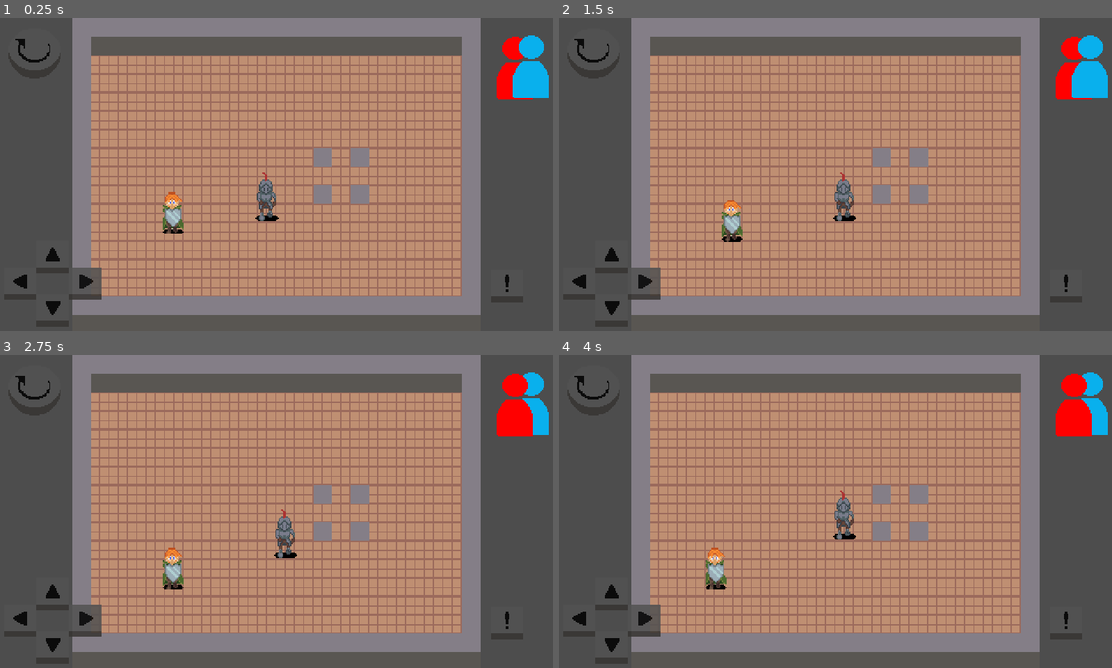
Above: before the commit, frames 1-4 (two rows, left to right).
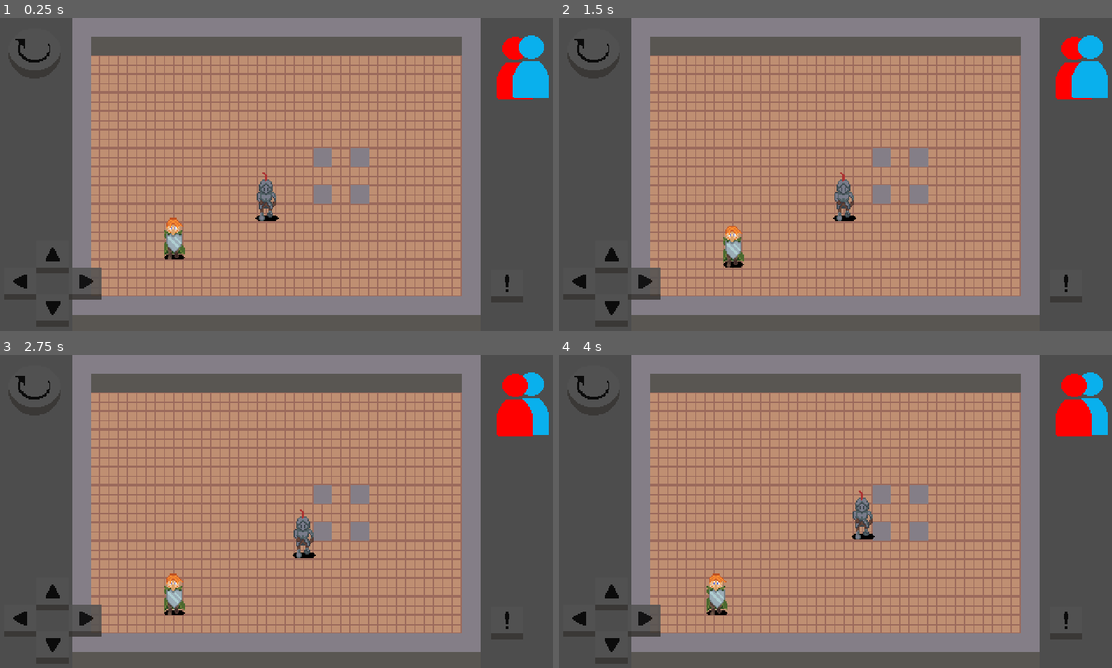
Above: after the commit, the same moments.

Repository: gumaciel/awesome-game-jam-01
Game: Godot game, scene res://scenes/main.tscn
The game is run twice, just before and just after one commit, with the same random seed, the same clock (stepped at 60 frames per second) and the same inputs. The engine's default icon, where the game draws it, is replaced by a stand-in: a white triangle on a blue panel in a dark square.
Inputs:
- Up to frame 1 (0.25 s): no input
- Up to frame 2 (1.5 s): tap Enter (ui_accept) at 0.5, 0.77 s; hold Right (ui_right) 0.53-1.28 s; hold Down (ui_down) from 1.28 s (still down)
- Up to frame 3 (2.75 s): tap Enter (ui_accept) at 1.52 s; release Down (ui_down) at 2.03 s; hold Right (ui_right) from 2.03 s (still down)
- Up to frame 4 (4 s): release Right (ui_right) at 2.78 s; hold Up (ui_up) 2.78-3.53 s; tap Enter (ui_accept) at 3.02, 3.77 s; hold Left (ui_left) from 3.53 s (still down)

The runs differ from the first frame. In frame 1, 0.7% of the frame differs, in the area x 29-34%, y 55-78%; in frame 2, 0.7%; in frame 3, 1.4%, in the area x 29-58%, y 49-84%; in frame 4, 1.4%.

Commit message:
uns ajustes

Diff:
--- a/characters/player_base.tscn
+++ b/characters/player_base.tscn
@@ -27,17 +27,17 @@
 [node name="Raycasts" type="Node2D" parent="."]
 
 [node name="Up" type="RayCast2D" parent="Raycasts"]
-target_position = Vector2(0, -25)
+target_position = Vector2(0, -20)
 collision_mask = 2
 
 [node name="Down" type="RayCast2D" parent="Raycasts"]
-target_position = Vector2(0, 25)
+target_position = Vector2(0, 20)
 collision_mask = 2
 
 [node name="Left" type="RayCast2D" parent="Raycasts"]
-target_position = Vector2(-25, 0)
+target_position = Vector2(-20, 0)
 collision_mask = 2
 
 [node name="Right" type="RayCast2D" parent="Raycasts"]
-target_position = Vector2(25, 0)
+target_position = Vector2(20, 0)
 collision_mask = 2
--- a/characters/templates/player_template_3.gd
+++ b/characters/templates/player_template_3.gd
@@ -1,5 +1,6 @@
 extends Node2D
 
+var is_walking = false
 var raycasts : Node2D
 var inputs = {  "ui_up"    : Vector2.UP,
 				"ui_down"  : Vector2.DOWN,
@@ -7,20 +8,28 @@
 				"ui_right" : Vector2.RIGHT
 			}
 
+
 func _unhandled_input(event) -> void:
+
+	if is_walking == false:
+		for dir in inputs.keys():
+			if event.is_action_pressed(dir):
+				move(dir)
+
+
+
+
+
+func move(dir) -> void:
+	is_walking = true
 	var colliders : Array = []
 	for ray in raycasts.get_children():
 		if ray.is_colliding():
 			colliders.append(ray.target_position.clamp(Vector2(-1,-1),Vector2(1,1)))
-
-	for dir in inputs.keys():
-		if event.is_action_pressed(dir):
-			if colliders.has(inputs[dir]):
-				break
-			move(dir)
-
-
-func move(dir) -> void:
+	if colliders.has(inputs[dir]):
+		is_walking = false
+		return
 	var move_tween = create_tween()
 	var tile_position = position + inputs[dir] * 16
 	move_tween.tween_property(self, "position",tile_position , 0.5 )
+	is_walking = false
--- a/scenes/levels/test_scene.tscn
+++ b/scenes/levels/test_scene.tscn
@@ -37,4 +37,4 @@
 
 [node name="Player1" parent="." instance=ExtResource("5_eeddq")]
 unique_name_in_owner = true
-position = Vector2(151, 176)
+position = Vector2(152, 198)
